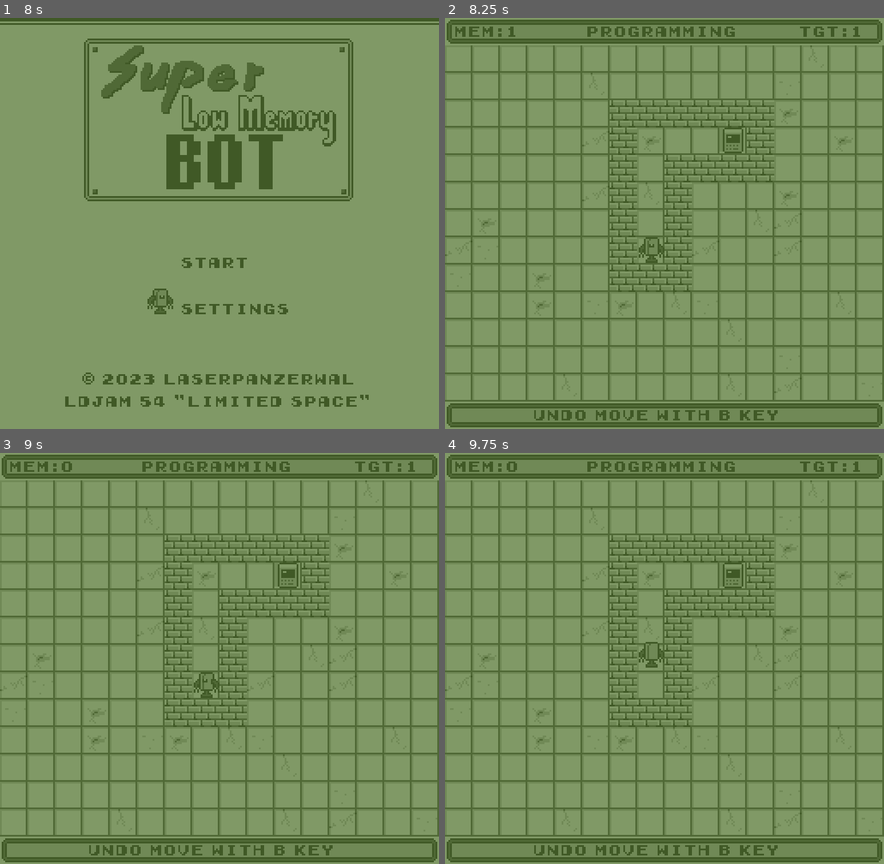
Above: before the commit, frames 1-4 (two rows, left to right).
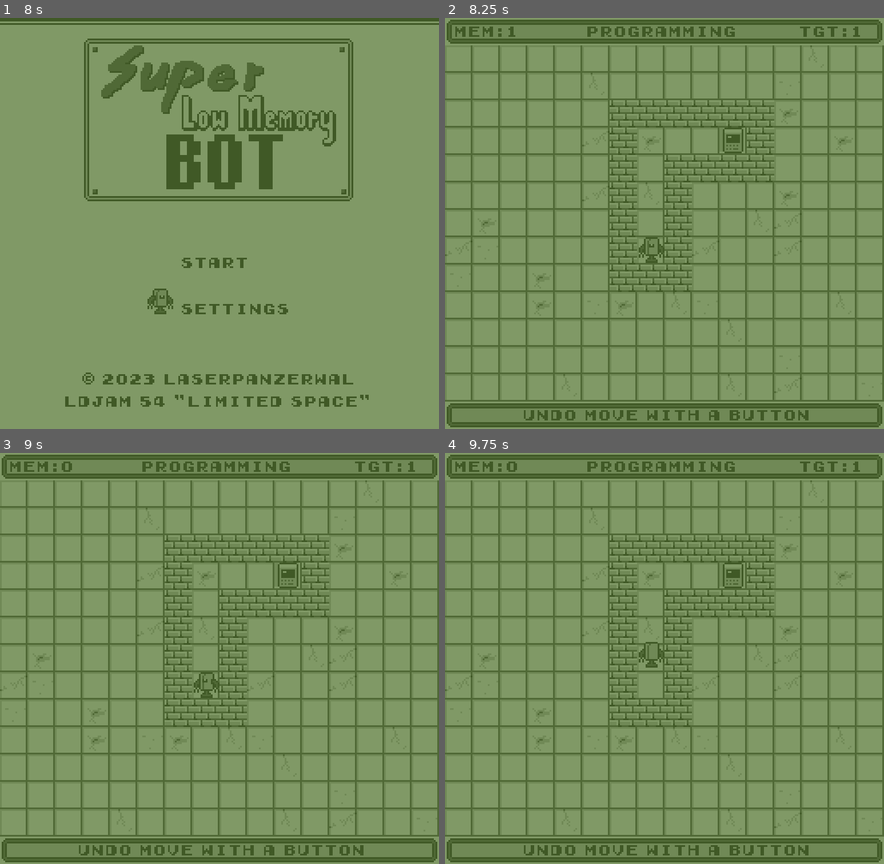
Above: after the commit, the same moments.

Repository: LaserPanzerWal/LDJAM54
Game: Godot game, scene res://Intro.tscn
Same seed, same stepped clock (60 frames per second), same inputs: the game is played once before the commit and once after it.
Inputs (mouse positions are in pixels of both pictures, inside the frame that each line leads up to):
- Up to frame 1 (8 s): tap Enter (input_start) at 0.5, 1.55, 3.5, 3.8, 4.25, 6.05, 6.5, 7.25, 7.35 s; move the mouse to (316, 202) at 0.52 s; hold Right (input_right) 0.53-1.28 s; hold K (input_a) 0.53-1.28 s; click (316, 202) at 0.67 s; tap M (input_b) at 0.8, 1.35, 3.05, 5.3, 7.55 s; move the mouse to (131, 244) at 1.27 s; hold Down (input_down) 1.28-2.03 s; move the mouse to (263, 133) at 2.02 s; hold Right (input_right) 2.03-2.78 s; hold Enter (input_start) 2.03-2.78 s; tap K (input_a) at 2.3, 2.85, 4.55, 5.85, 6.8 s; move the mouse to (197, 305) at 2.77 s; hold Up (input_up) 2.78-3.53 s; click (197, 305) at 2.92 s; move the mouse to (351, 285) at 3.52 s; hold M (input_b) 3.53-4.28 s; hold Left (input_left) 3.53-5.03 s; move the mouse to (87, 161) at 4.27 s; tap Space (input_select) at 4.35 s; move the mouse to (241, 223) at 5.02 s; hold Down (input_down) 5.03-5.78 s; hold Enter (input_start) 5.03-5.78 s; click (241, 223) at 5.17 s; move the mouse to (153, 120) at 5.77 s; hold Right (input_right) 5.78-6.53 s; move the mouse to (316, 202) at 6.52 s; hold Up (input_up) 6.53-7.28 s; hold M (input_b) 6.53-7.28 s; move the mouse to (131, 244) at 7.27 s; hold Right (input_right) from 7.28 s (still down); click (131, 244) at 7.42 s
- Up to frame 2 (8.25 s): move the mouse to (708, 133) at 8.02 s; release Right (input_right) at 8.03 s; hold Down (input_down) from 8.03 s (still down); hold K (input_a) from 8.03 s (still down)
- Up to frame 3 (9 s): tap Enter (input_start) at 8.3 s; move the mouse to (197, 740) at 8.77 s; release Down (input_down) at 8.78 s; release K (input_a) at 8.78 s; hold Left (input_left) from 8.78 s (still down); tap M (input_b) at 8.85 s
- Up to frame 4 (9.75 s): tap K (input_a) at 9.05 s; move the mouse to (796, 720) at 9.52 s; release Left (input_left) at 9.53 s; hold Up (input_up) from 9.53 s (still down); hold Space (input_select) from 9.53 s (still down); click (796, 720) at 9.67 s

Frame 1 is identical in both runs. In frame 2, 1.0% of the frame differs, in the area x 17-83%, y 95-98%; in frame 3, 1.0%; in frame 4, 1.0%.

Commit message:
Fixed wrong label

Diff:
--- a/map.tscn
+++ b/map.tscn
@@ -64,11 +64,11 @@
 margin_bottom = 240.0
 
 [node name="Label" type="Label" parent="Control/BottomBar"]
-margin_left = 52.0
+margin_left = 46.0
 margin_top = 3.0
-margin_right = 196.0
+margin_right = 214.0
 margin_bottom = 13.0
-text = "Undo move with B KEY"
+text = "Undo move with A BUTTON"
 
 [node name="map" type="Node2D" parent="."]
 position = Vector2( 0, 16 )
--- a/project.godot
+++ b/project.godot
@@ -202,7 +202,6 @@
 "deadzone": 0.5,
 "events": [ Object(InputEventKey,"resource_local_to_scene":false,"resource_name":"","device":0,"alt":false,"shift":false,"control":false,"meta":false,"command":false,"pressed":false,"scancode":77,"physical_scancode":0,"unicode":0,"echo":false,"script":null)
 , Object(InputEventJoypadButton,"resource_local_to_scene":false,"resource_name":"","device":0,"button_index":0,"pressure":0.0,"pressed":false,"script":null)
-, Object(InputEventKey,"resource_local_to_scene":false,"resource_name":"","device":0,"alt":false,"shift":false,"control":false,"meta":false,"command":false,"pressed":false,"scancode":66,"physical_scancode":0,"unicode":0,"echo":false,"script":null)
  ]
 }
 input_start={
